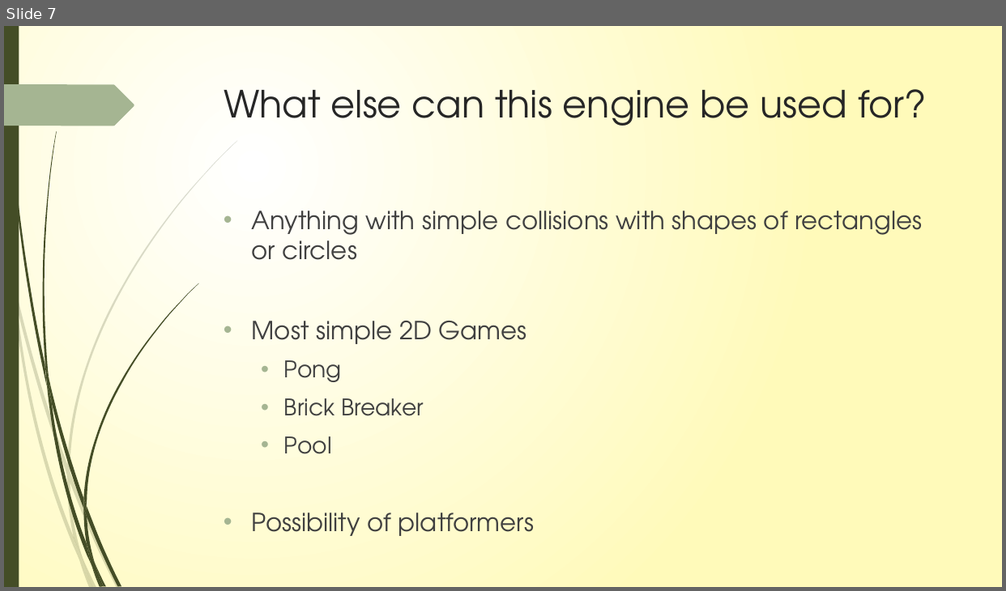
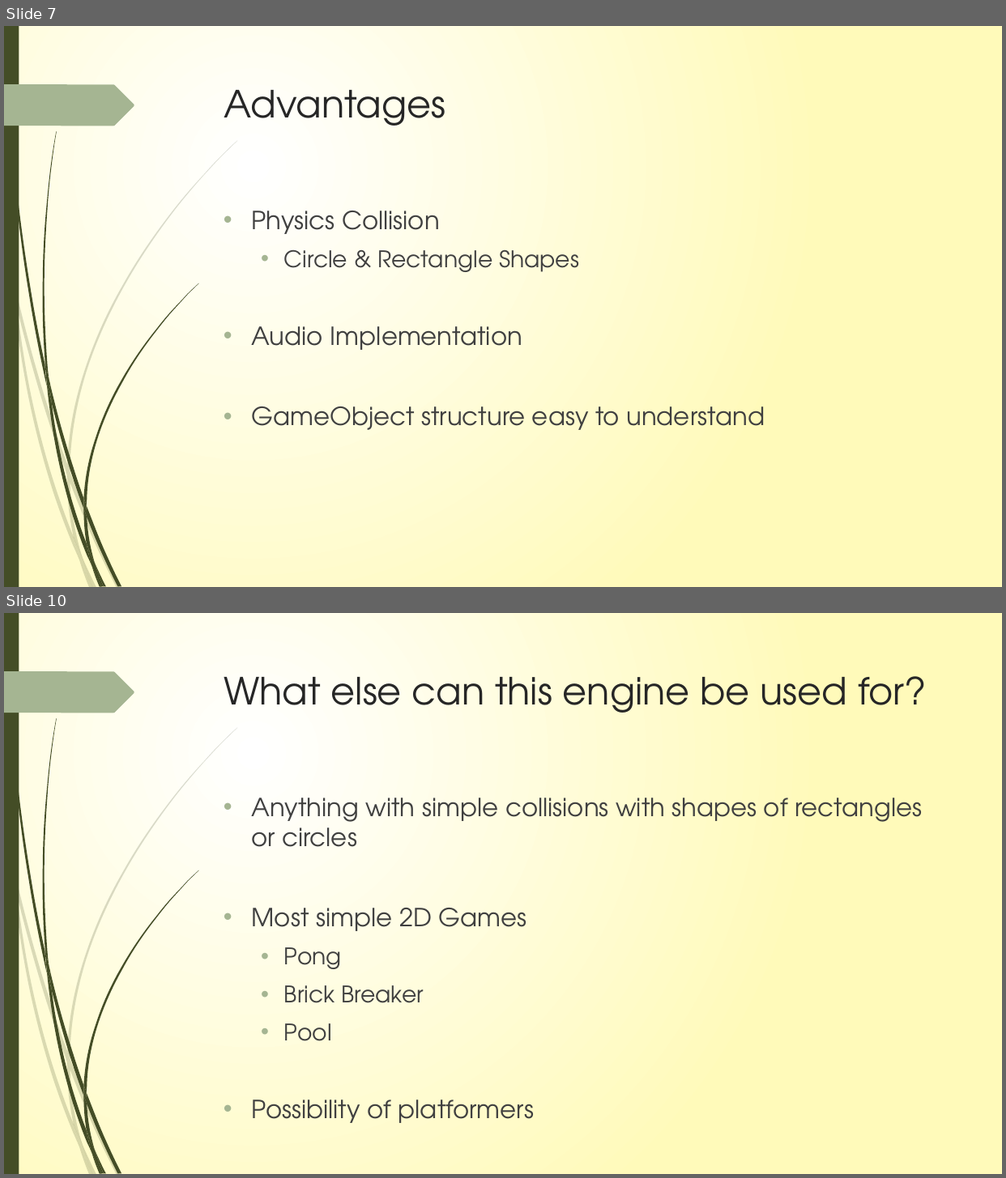
Before and after one commit to Pack-Mules/GameEngineDev, a slide deck: GolfGreens/Docs/Pack Mules Game Engine Presentation.pptx. Shown one above the other, each under a label of ours: slide 7 before the commit, slides 7 and 10 after it; the slides between them are not shown. The pictures are 1006x591 and 1006x1178 pixels, drawn with LibreOffice and Linux fonts; fonts in the diff are those of the drawing. Boxes give left, top, right and bottom in pixels: in the first picture for what was removed or moved away, otherwise in the second. Text is boxed around its words. In the diff, an @@ line names an element or a change of style, - is before the commit and + after.

```diff
--- a/GolfGreens/Docs/Pack Mules Game Engine Presentation.pptx
+++ b/GolfGreens/Docs/Pack Mules Game Engine Presentation.pptx
@@ slide 7 added at (4, 26, 1002, 587), background gradient #FFFFFF to #FFFABB; not listed: 24 template elements that a slide beside it also shows @@
@@ title added at (224, 90, 445, 126), 36 pt, text #262626 @@
+Advantages
@@ text added at (252, 211, 765, 430), 24 pt, text #404040 @@
+• Physics Collision
+  • Circle & Rectangle Shapes
+• Audio Implementation
+• GameObject structure easy to understand
@@ what was slide 7 is now slide 10 @@
```
Also in this commit, not shown: 1 slide changed, 2 other slides added, 2 other files.
